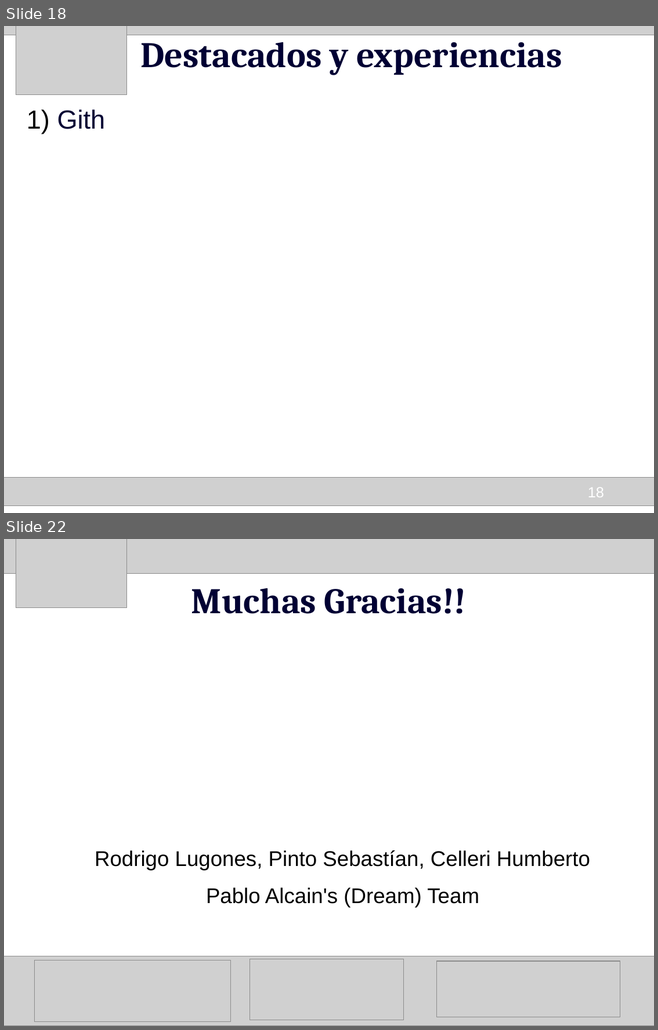
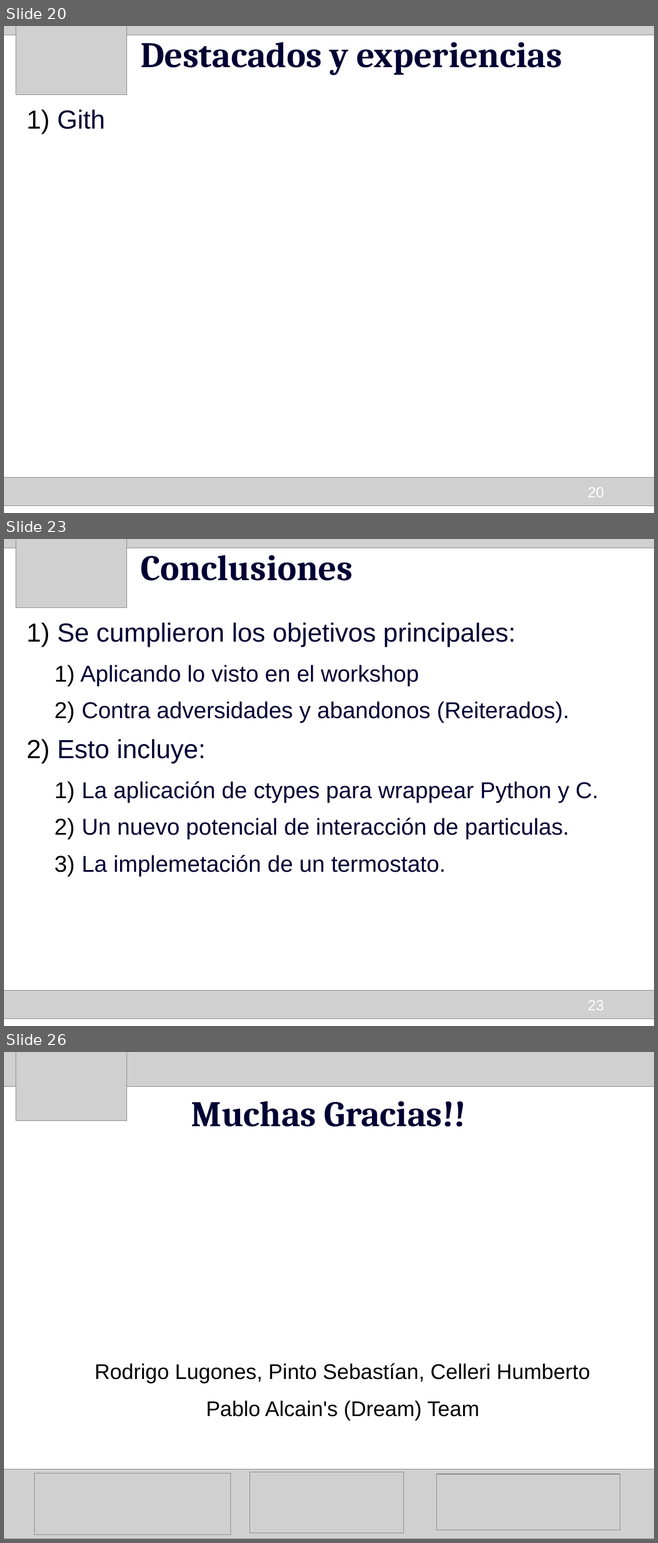
Before and after one commit to HumbertoCelleri/ljmd, a slide deck: presentacion/Presentacion.odp. Shown one above the other, each under a label of ours: slides 18 and 22 before the commit, slides 20, 23 and 26 after it; the slides between them are not shown. The pictures are 658x1030 and 658x1543 pixels, drawn with LibreOffice and Linux fonts; fonts in the diff are those of the drawing; grey boxes stand for pictures. Boxes give left, top, right and bottom in pixels: in the first picture for what was removed or moved away, otherwise in the second. Text is boxed around its words. In the diff, an @@ line names an element or a change of style, - is before the commit and + after.

```diff
--- a/presentacion/Presentacion.odp
+++ b/presentacion/Presentacion.odp
@@ slide 23 added at [4,539,654,1026], background #FFFFFF @@
@@ picture added at [4,539,654,542] @@
@@ picture added at [4,539,654,548] @@
@@ picture added at [16,539,126,608] @@
@@ title added at [140,547,353,581], 44 pt, text #000033, bold @@
+Conclusiones
@@ text added at [57,623,598,877], 28 pt, text #000033 @@
+1) Se cumplieron los objetivos principales:
+  1) Aplicando lo visto en el workshop
+  2) Contra adversidades y abandonos (Reiterados).
+2) Esto incluye:
+  1) La aplicación de ctypes para wrappear Python y C.
+  2) Un nuevo potencial de interacción de particulas.
+  3) La implemetación de un termostato.
@@ picture added at [4,991,654,1019] @@
@@ page number added at [587,1001,604,1011], 18 pt, text #FFFFFF @@
+23
@@ what was slide 18 is now slide 20 @@
@@ page number at [587,488,604,498]: text changed @@
-18
+20
@@ what was slide 22 is now slide 26 @@
```
Also in this commit, not shown: 5 slides changed, 5 other slides added, 2 slides removed.
